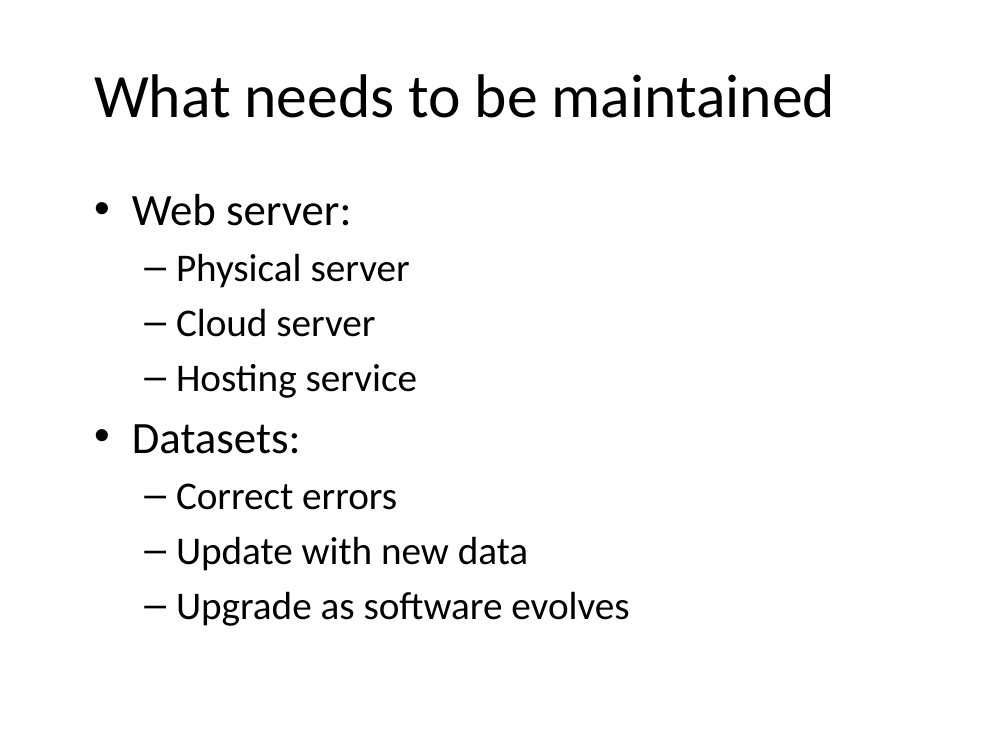
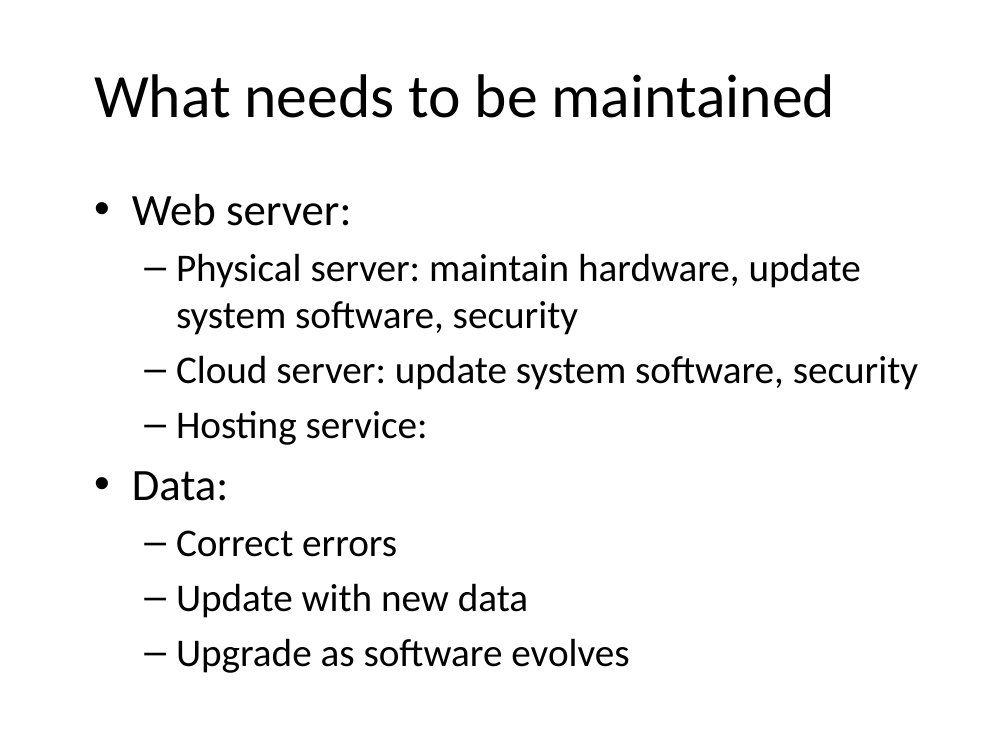
Before and after one commit to usgin/Workshops, a slide deck: slide 12 of WesternRegionalWorkshop/NGDSSustainability.pptx (slide 9 before the commit). Drawn at 1008x756 pixels with LibreOffice and Linux fonts; fonts in the diff are those of the drawing; background and template pictures are left out. Boxes give left, top, right and bottom in pixels: in the first picture for what was removed or moved away, otherwise in the second. Text is boxed around its words. In the diff, an @@ line names an element or a change of style, - is before the commit and + after.

```diff
--- a/WesternRegionalWorkshop/NGDSSustainability.pptx
+++ b/WesternRegionalWorkshop/NGDSSustainability.pptx
@@ text at [132, 253, 918, 501]: text changed @@
-  – Physical server
-  – Cloud server
-  – Hosting service
-• Datasets:
+  – Physical server: maintain hardware, update system software, security
+  – Cloud server: update system software, security
+  – Hosting service:
+• Data:
```
Also in this commit, not shown: 5 other slides changed, 3 slides added, 1 other file.
